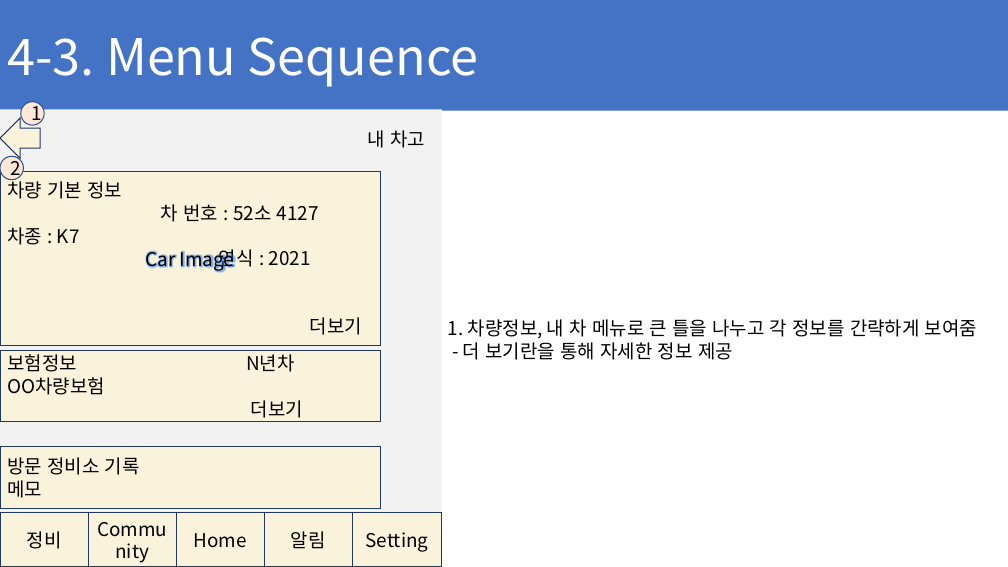
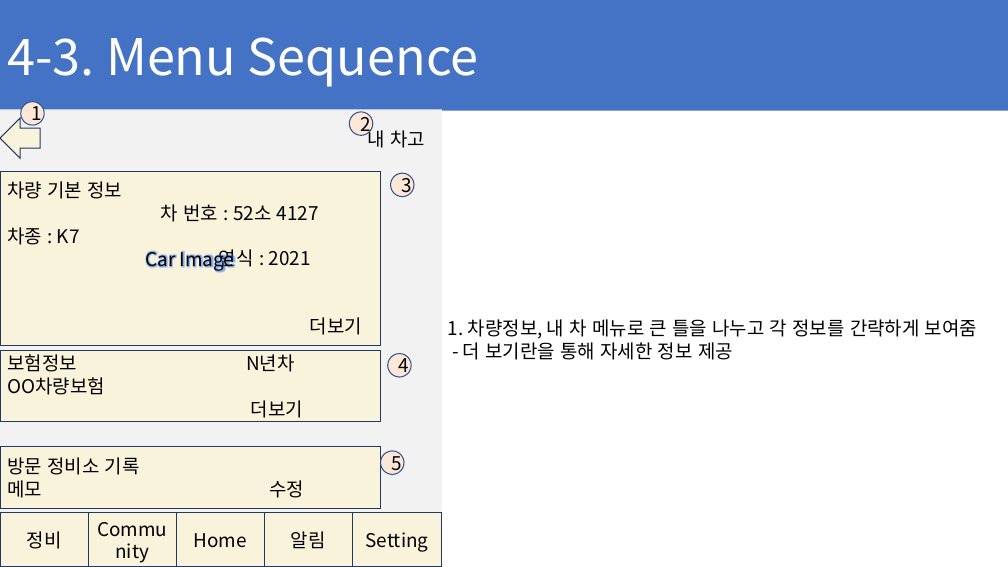
Before and after one commit to ChaeSung-Lee/DJ_InternShip, a slide deck: slide 42 of 2021_Summer/jp.hong/Project_BnC_jph.pptx. Drawn at 1008x567 pixels with LibreOffice and Linux fonts; fonts in the diff are those of the drawing. Boxes give left, top, right and bottom in pixels: in the first picture for what was removed or moved away, otherwise in the second. Text is boxed around its words. In the diff, an @@ line names an element or a change of style, - is before the commit and + after.

```diff
--- a/2021_Summer/jp.hong/Project_BnC_jph.pptx
+++ b/2021_Summer/jp.hong/Project_BnC_jph.pptx
@@ ellipse "2": place and size @@
-ellipse "2" at bbox=[0, 157, 23, 180]
+ellipse "2" at bbox=[349, 112, 373, 135]
@@ ellipse added at bbox=[391, 173, 414, 197], fill #FFE7D8, outline #325491 1 pt, 18 pt, text #000000 @@
+3
@@ ellipse added at bbox=[388, 354, 411, 377], fill #FFE7D8, outline #325491 1 pt, 18 pt, text #000000 @@
+4
@@ ellipse added at bbox=[380, 451, 404, 475], fill #FFE7D8, outline #325491 1 pt, 18 pt, text #000000 @@
+5
@@ text in rectangle at bbox=[7, 480, 305, 498]: text changed @@
-메모
+메모 수정
```
Also in this commit, not shown: 3 other slides changed, 6 slides added.
